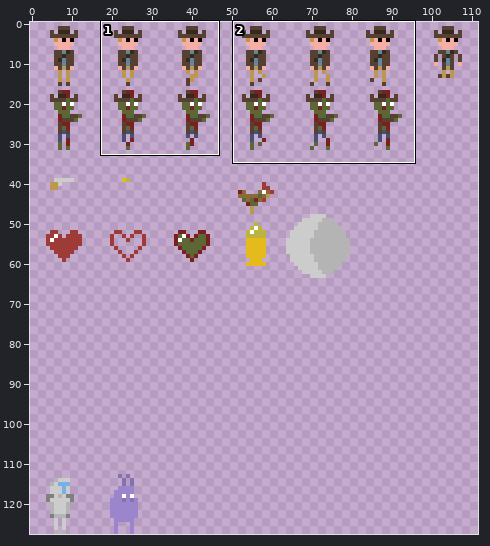
Pixel-art file -- res/texture/sprites.ase. Above: a wide view before the commit, with the close-up outlined.
Close-up. First the earlier version:
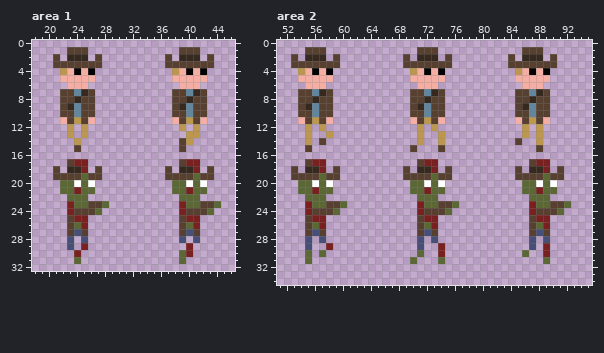
256x128 pixels, 1 frame. Shown: area 1: x 18..46, y 0..32; area 2: x 51..95, y 0..34. The wide view leaves out empty margins.
After:
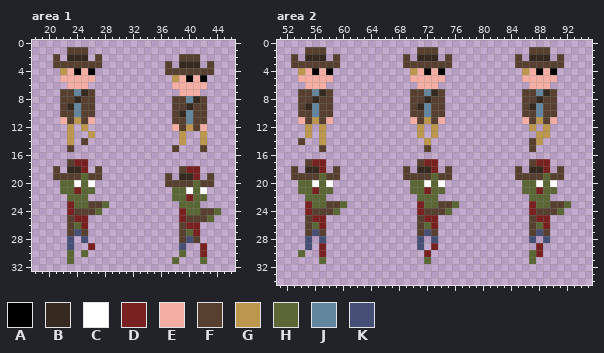
Palette (. is transparent): A #000000  B #362920  C #ffffff  D #792121  E #f5aea3  F #574030  G #bc974d  H #5b6836  J #62869e  K #464f75
Diff:
Changed rows in their new state; - is an unchanged pixel.
Area 1:
first column x 23:
 1 ----------------...---
 2 --------------.-FFF-.-
 3 ---------------.BBB.--
 4 --------------FFFFFFF-
 5 ---------------G-A-A--
 6 ---------------E---E--
 7 ---------------.EEE.--
 8 -----------------JB---
 9 ----------------FB----
10 ----------------B-----
11 ---------------F-J-F--
12 ---------------EFGFE--
13 --.G------------G..G--
14 G.F-------------G.-G--
15 F.-------------F.--F--
17 ----------------...---
18 --------------.-FD--.-
19 ---------------.BBD.--
20 --------------FFFF-FF-
21 -----------------C-C--
22 ---------------H-D-H--
23 ----------------H--...
24 -----------------HH-FH
25 ----------------DFFFH-
26 -----------------D----
27 -----------------HD---
28 ----------------FKF---
29 --.D------------K.-D--
30 H.H--------------.-D--
31 H.-------------H.--H--
Area 2:
first column x 54:
 1 --------------------------------.--F--
 2 ------------------------------.F.--B.F
 3 ------------------------------.------F
 4 -------------------------------.GEAEA-
 5 -------------------------------.----E-
 6 --------------------------------.--E--
 7 -------------------------------.-FJBF-
 8 -------------------------------.-FB-F-
 9 -------------------------------.FBJ-F-
10 -------------------------------.-FJ-F-
11 -------------------------------.EFGFE-
12 --------------------------------.G.G--
13 ---G.--------------G.-----------.--G--
14 F.-G-------------.G-.----------.-F----
15 -.-F------------.-F-.------------F.---
first column x 54:
29 ---D.--------------D.------------.D.
30 H.-D-------------.D-.-----------.HD.
31 -.-H------------.-H-.------------H-.
